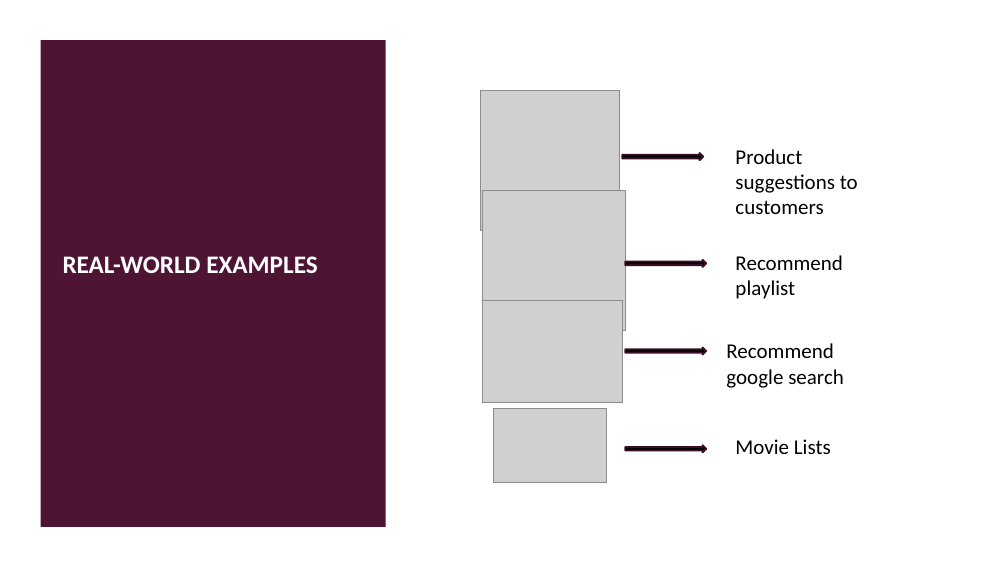
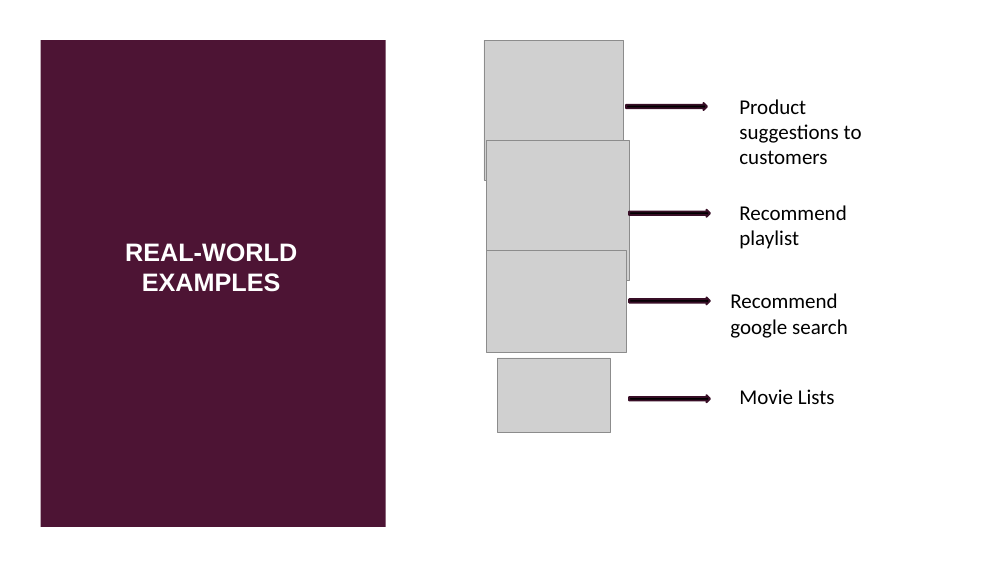
Before and after one commit to InnomaticsResearchLabsProject/Recommendation-system, a slide deck: slide 3 of Movie_RS.pptx. Drawn at 1008x567 pixels with LibreOffice and Linux fonts; fonts in the diff are those of the drawing; grey boxes stand for pictures. Boxes give left, top, right and bottom in pixels: in the first picture for what was removed or moved away, otherwise in the second. Text is boxed around its words. In the diff, an @@ line names an element or a change of style, - is before the commit and + after.

```diff
--- a/Movie_RS.pptx
+++ b/Movie_RS.pptx
@@ title "REAL-WORLD EXAMPLES": place and size @@
-title "REAL-WORLD EXAMPLES" at (63, 256, 317, 273)
+title "REAL-WORLD EXAMPLES" at (125, 243, 297, 292)
@@ title "REAL-WORLD EXAMPLES" at (125, 243, 297, 292): font Calibri to Arial; alignment left to centre @@
@@ 4 pictures, 4 texts, 4 right arrows: place and size @@
-4 pictures, 4 texts, 4 right arrows at (480, 90, 858, 483)
+4 pictures, 4 texts, 4 right arrows at (484, 40, 862, 433)
```
Also in this commit, not shown: 2 other slides changed, 3 slides added.
